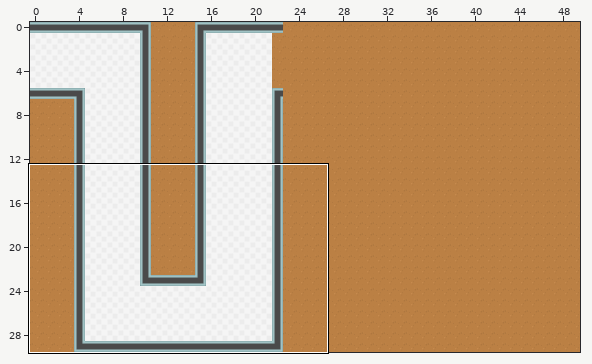
An edit to a level. Tiled map, maps/level3.tmx. The picture above shows the old version from afar; the outline marks the close-up.
Close-up. As it was:
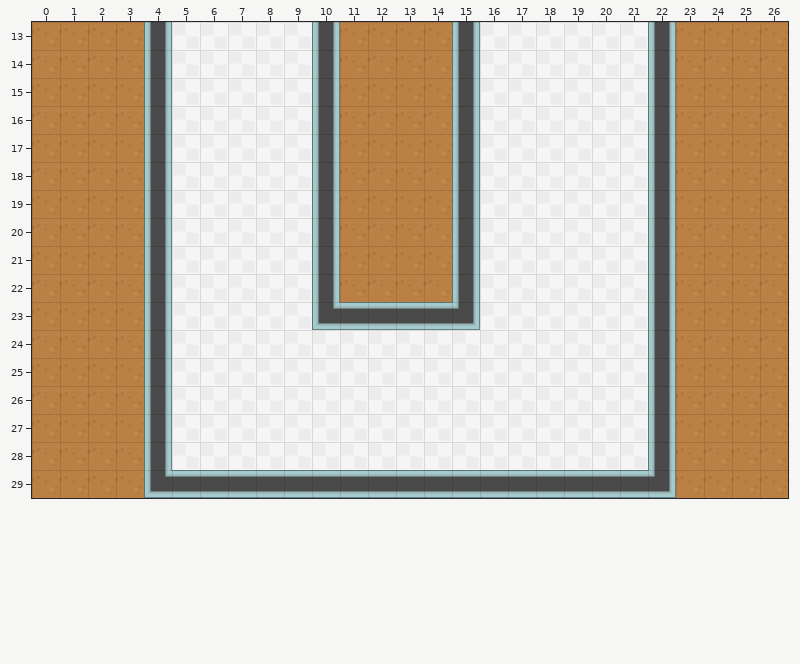
Cells are 64x64 px. Shown: x 0..26, y 13..29. The commit also changed other parts of the map, which this record leaves out.
The result:
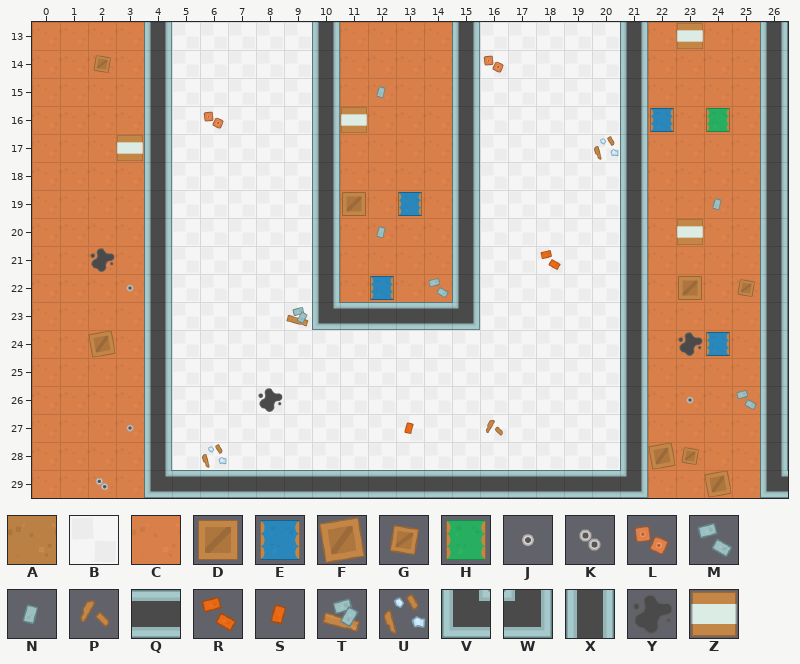
Key: from "spritesheet_tiles": A 5, B 11, C 15, D 128, E 130, F 155, G 156, H 157, J 186, K 187, L 241, M 261, N 262, P 265, Q 281, R 288, S 289, T 291, U 292, V 306, W 307, X 308, Y 319, Z 537.
_ is an empty cell, # one hidden under a higher layer.
Tiles replaced or removed in this view: A, B, Q, W, X.
Difference:
Changed rows in their new state; . is an unchanged cell.
Layer "ground":
first column x 0:
13 CCCC.......CCCC......#CCCC#
14 CCCC.......CCCC......#CCCC#
15 CCCC.......CCCC......#CCCC#
16 CCCC.......CCCC......#CCCC#
17 CCCC.......CCCC......#CCCC#
18 CCCC.......CCCC......#CCCC#
19 CCCC.......CCCC......#CCCC#
20 CCCC.......CCCC......#CCCC#
21 CCCC.......CCCC......#CCCC#
22 CCCC.......CCCC......#CCCC#
23 CCCC.................#CCCC#
24 CCCC.................#CCCC#
25 CCCC.................#CCCC#
26 CCCC.................#CCCC#
27 CCCC.................#CCCC#
28 CCCC.................#CCCC#
29 CCCC..................CCCC#
Layer "walls":
first column x 21:
13 X_...X
14 X_...X
15 X_...X
16 X_...X
17 X_...X
18 X_...X
19 X_...X
20 X_...X
21 X_...X
22 X_...X
23 X_...X
24 X_...X
25 X_...X
26 X_...X
27 X_...X
28 X_...X
29 W_...V
Layer "decorations":
first column x 2:
13 .....................Z..
14 G.............L.........
15 ..........N.............
16 ....L....Z..........E.H.
17 .Z................U.....
19 .........D.E..........N.
20 ..........N..........Z..
21 Y...............R.......
22 .J........E.M........D.G
23 .......T................
24 F....................YE.
26 ......Y..............J.M
27 .J.........S..P.........
28 ....U...............FG..
29 K.....................F.
